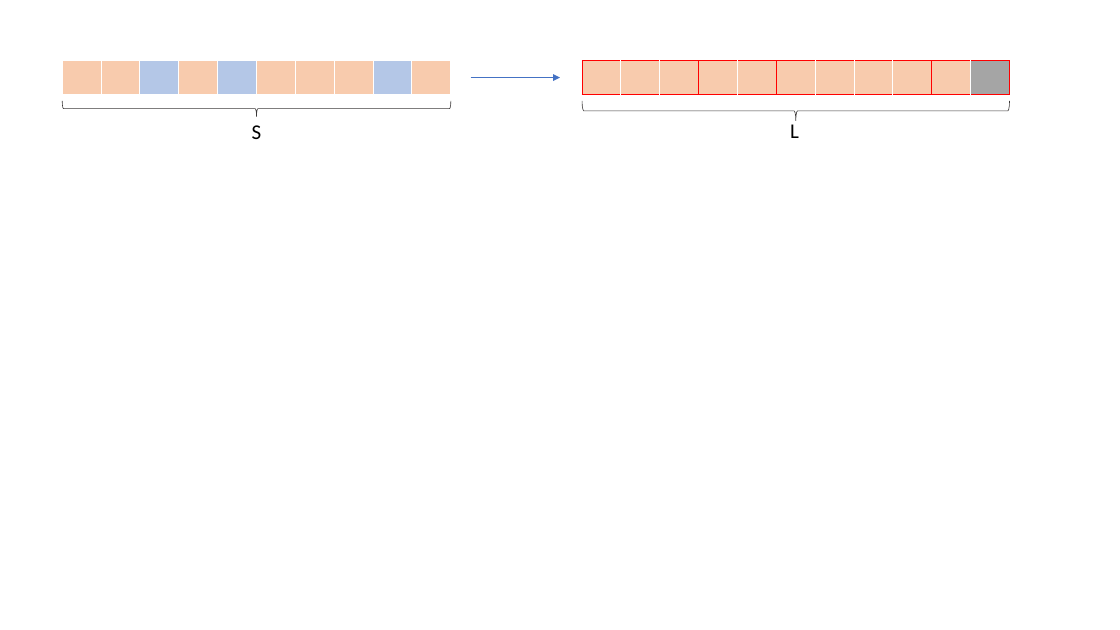
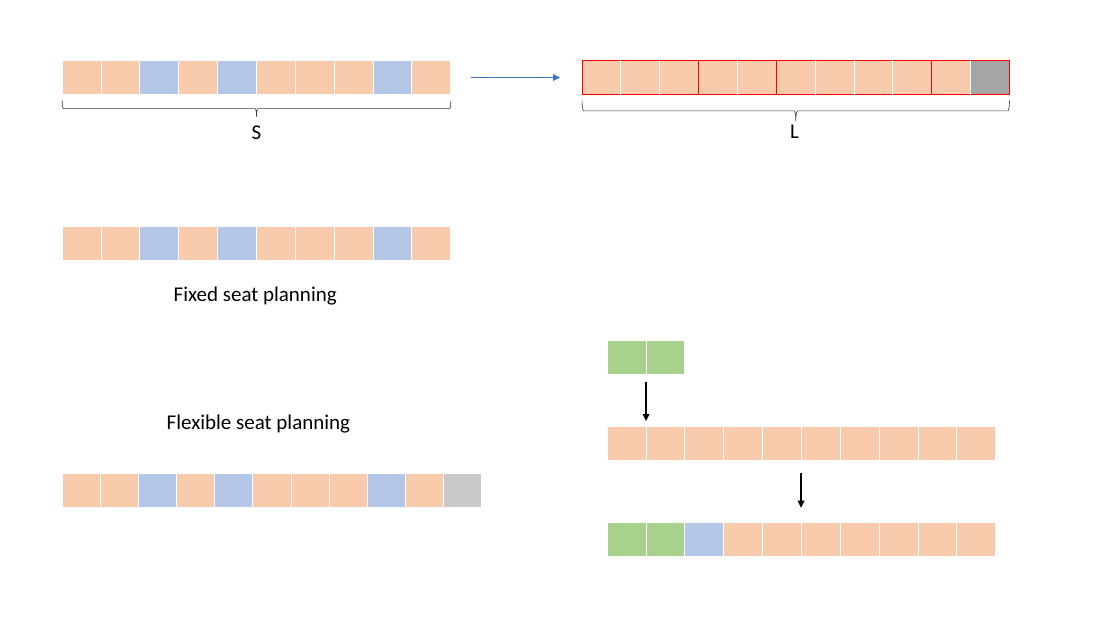
Before and after one commit to Dis-count/HKUST_TOPIC, a slide deck: slide 5 of Dissertation/Beamer/test.pptx. Drawn at 1120x630 pixels with LibreOffice and Linux fonts; fonts in the diff are those of the drawing. Boxes give left, top, right and bottom in pixels: in the first picture for what was removed or moved away, otherwise in the second. Text is boxed around its words. In the diff, an @@ line names an element or a change of style, - is before the commit and + after.

```diff
--- a/Dissertation/Beamer/test.pptx
+++ b/Dissertation/Beamer/test.pptx
@@ table added at (x1=62, y1=227, x2=449, y2=261), 1 rows, 10 columns @@
+ |  |  |  |  |  |  |  |  | 
@@ text added at (x1=174, y1=286, x2=337, y2=305), 18 pt, text #000000 @@
+Fixed seat planning
@@ table added at (x1=607, y1=340, x2=685, y2=375), 1 rows, 2 columns @@
+ | 
@@ arrow added from (646, 382) to (646, 421), #000000 1.5 pt @@
@@ text added at (x1=167, y1=414, x2=350, y2=433), 18 pt, text #000000 @@
+Flexible seat planning
@@ table added at (x1=607, y1=427, x2=994, y2=461), 1 rows, 10 columns @@
+ |  |  |  |  |  |  |  |  | 
@@ table added at (x1=62, y1=473, x2=478, y2=507), 1 rows, 11 columns @@
+ |  |  |  |  |  |  |  |  |  | 
@@ arrow added from (802, 473) to (802, 507), #000000 1.5 pt @@
@@ table added at (x1=607, y1=523, x2=994, y2=557), 1 rows, 10 columns @@
+ |  |  |  |  |  |  |  |  | 
```
Also in this commit, not shown: 1 slide added, 32 other files.
